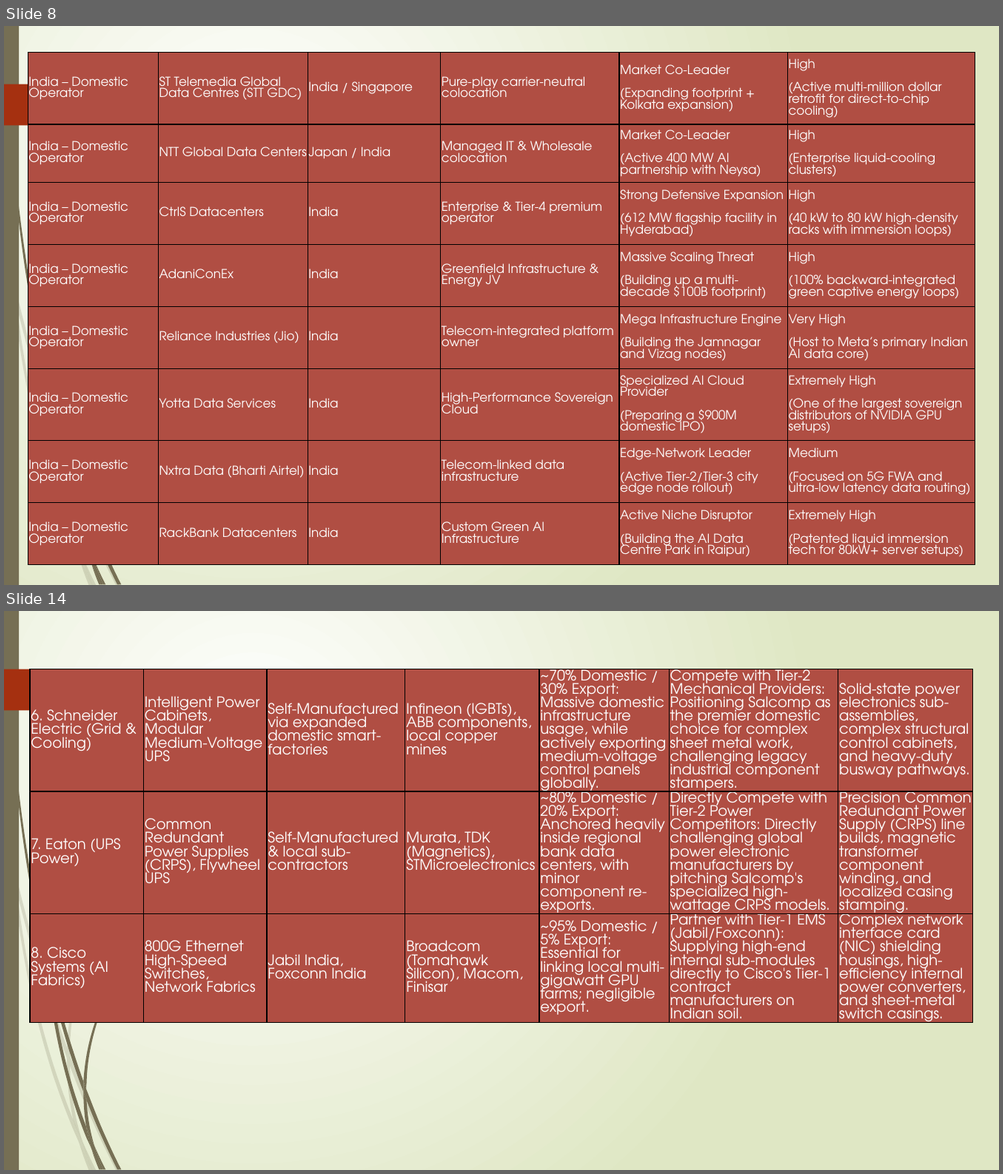
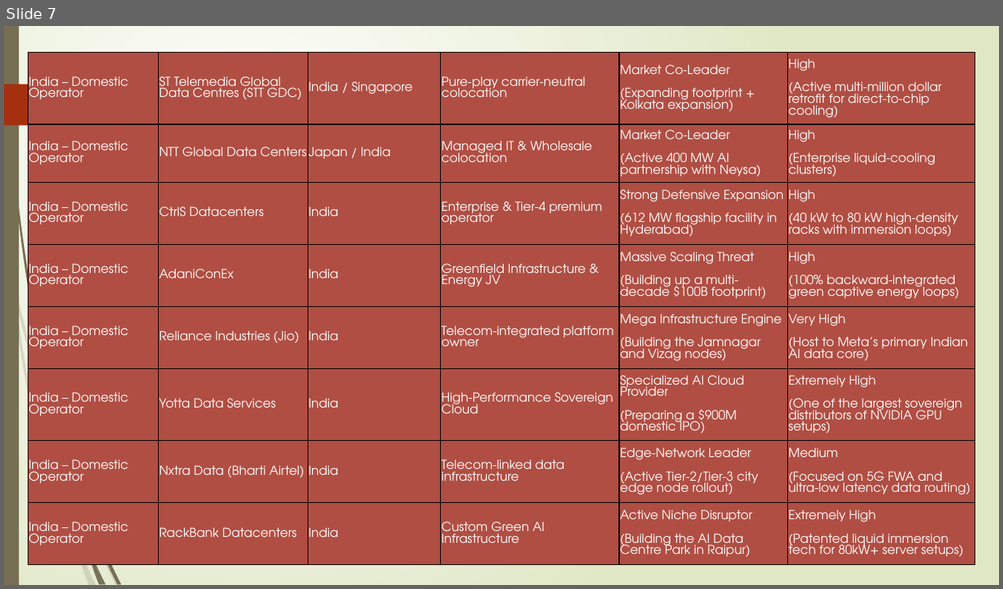
Before and after one commit to Harishankarvel/Hari_prog_cat, a slide deck: AI Infra Market.pptx. Shown one above the other, each under a label of ours: slides 8 and 14 before the commit, slide 7 after it; the slides between them are not shown. The pictures are 1003x1174 and 1003x589 pixels, drawn with LibreOffice and Linux fonts; fonts in the diff are those of the drawing. Boxes give left, top, right and bottom in pixels: in the first picture for what was removed or moved away, otherwise in the second. Text is boxed around its words. In the diff, an @@ line names an element or a change of style, - is before the commit and + after.

```diff
--- a/AI Infra Market.pptx
+++ b/AI Infra Market.pptx
@@ slide 14 removed at (4, 611, 999, 1170), background gradient #FFFFFF to #DFE8C4; not listed: 24 template elements that a slide beside it also shows @@
@@ table removed at (30, 669, 974, 1126), 3 rows, 7 columns @@
-6. Schneider Electric (Grid & Cooling) | Intelligent Power Cabinets, Modular Medium-Voltage UPS | Self-Manufactured via expanded domestic smart-factories | Infineon (IGBTs), ABB components, local copper mines | ~70% Domestic / 30% Export: Massive domestic infrastructure usage, while actively exporting medium-voltage control panels globally. | Compete with Tier-2 Mechanical Providers: Positioning Salcomp as the premier domestic choice for complex sheet metal work, challenging legacy industrial component stampers. | Solid-state power electronics sub-assemblies, complex structural control cabinets, and heavy-duty busway pathways.
-7. Eaton (UPS Power) | Common Redundant Power Supplies (CRPS), Flywheel UPS | Self-Manufactured & local sub-contractors | Murata, TDK (Magnetics), STMicroelectronics | ~80% Domestic / 20% Export: Anchored heavily inside regional bank data centers, with minor component re-exports. | Directly Compete with Tier-2 Power Competitors: Directly challenging global power electronic manufacturers by pitching Salcomp's specialized high-wattage CRPS models. | Precision Common Redundant Power Supply (CRPS) line builds, magnetic transformer component winding, and localized casing stamping.
-8. Cisco Systems (AI Fabrics) | 800G Ethernet High-Speed Switches, Network Fabrics | Jabil India, Foxconn India | Broadcom (Tomahawk Silicon), Macom, Finisar | ~95% Domestic / 5% Export: Essential for linking local multi-gigawatt GPU farms; negligible export. | Partner with Tier-1 EMS (Jabil/Foxconn): Supplying high-end internal sub-modules directly to Cisco's Tier-1 contract manufacturers on Indian soil. | Complex network interface card (NIC) shielding housings, high-efficiency internal power converters, and sheet-metal switch casings.
@@ what was slide 8 is now slide 7 @@
```
Also in this commit, not shown: 1 slide changed, 2 slides added, 1 other slide removed.
